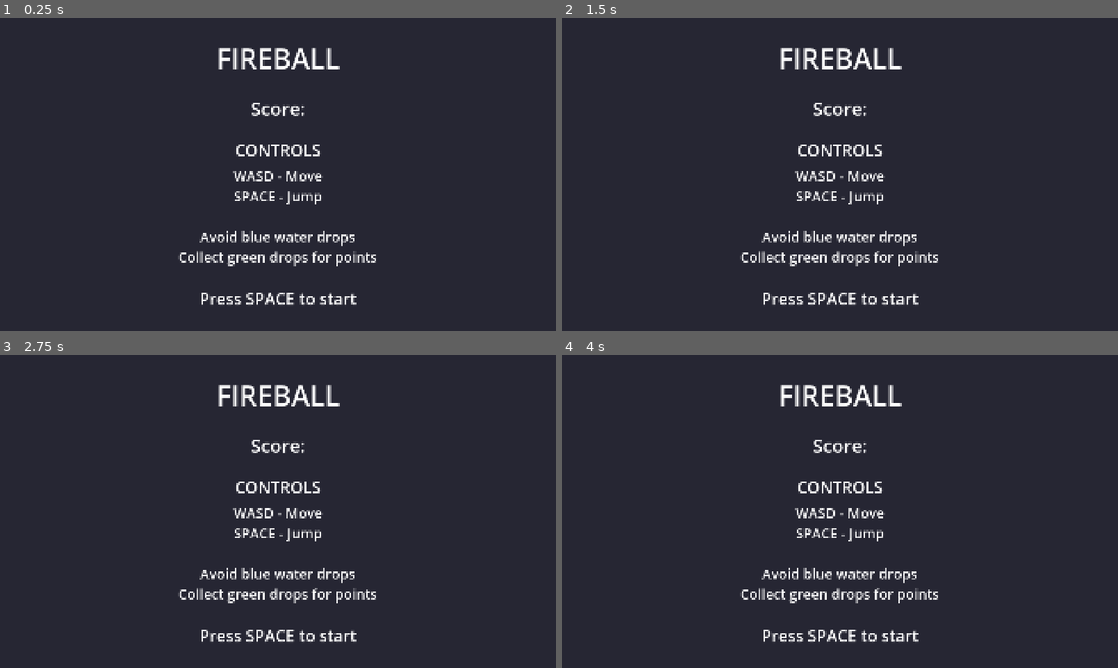
Above: before the commit, frames 1-4 (two rows, left to right).
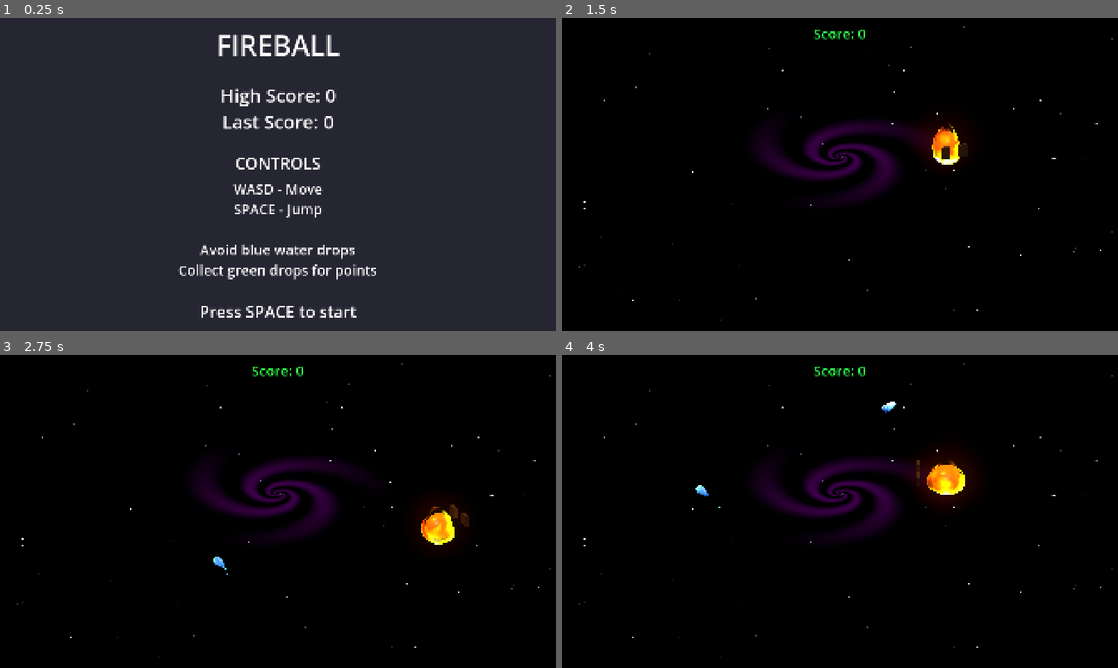
Above: after the commit, the same moments.

Repository: cquehl/GodotJam
Game: Godot game, scene res://scenes/title_screen.tscn
The game is run twice, just before and just after one commit, with the same random seed, the same clock (stepped at 60 frames per second) and the same inputs. Sound files missing from this copy of the repository are replaced by a short silence.
Inputs:
- Up to frame 1 (0.25 s): no input
- Up to frame 2 (1.5 s): tap Space (jump) at 0.5, 0.6, 0.77, 1.07, 1.25, 1.35 s; hold D (move_right) 0.53-1.28 s; hold S (move_down) from 1.28 s (still down)
- Up to frame 3 (2.75 s): tap Space (jump) at 1.52, 1.82, 2, 2.1 s; release S (move_down) at 2.03 s; hold D (move_right) from 2.03 s (still down)
- Up to frame 4 (4 s): tap Space (jump) at 2.75, 2.85, 3.02, 3.32, 3.5, 3.6, 3.77 s; release D (move_right) at 2.78 s; hold W (move_up) 2.78-3.53 s; hold A (move_left) from 3.53 s (still down)

The runs differ from the first frame. In frame 1, 6.7% of the frame differs, in the area x 32-68%, y 5-96%; in frame 2, 100%, in the area x 0-100%, y 0-100%; in frame 3, 100%; in frame 4, 100%.
Error before the commit: Parse Error: Cannot find member "is_game_over_ready" in base "ResourcePreloader". (res://scripts/game_manager.gd:113)

Commit message:
good state

Diff:
--- a/godot-jam/project.godot
+++ b/godot-jam/project.godot
@@ -18,7 +18,7 @@
 [autoload]
 
 GameManager="*res://scripts/game_manager.gd"
-ResourcePreloader="*res://scripts/resource_preloader.gd"
+Preloader="*res://scripts/resource_preloader.gd"
 DropletPool="*res://scripts/droplet_pool.gd"
 AudioManager="*res://scripts/audio_manager.gd"
 
--- a/godot-jam/scenes/game_3d.tscn
+++ b/godot-jam/scenes/game_3d.tscn
@@ -40,10 +40,10 @@
 shader_parameter/dust_strength = 0.5390000256025
 shader_parameter/dust_color = Color(0.8792315, 8.3073675e-05, 0.6922006, 1)
 shader_parameter/arm_count = 3.0000001425
-shader_parameter/arm_compression = 0.50000002375
-shader_parameter/core_radius = 0.7690000365275
+shader_parameter/arm_compression = 0.800000038
+shader_parameter/core_radius = 1.0
 shader_parameter/core_color = Color(0.70420504, 0, 0.8466836, 1)
-shader_parameter/galaxy_radius = 1.5200000689401199
+shader_parameter/galaxy_radius = 1.52000006894012
 shader_parameter/rotation_speed = 1.0
 shader_parameter/sky_color = Color(0.23, 0.08, 0.14, 1)
 shader_parameter/star_size = 0.40800001612012
@@ -138,12 +138,16 @@
 [node name="ScoreUI" type="CanvasLayer" parent="."]
 
 [node name="ScoreLabel" type="Label" parent="ScoreUI"]
-offset_left = 20.0
+anchors_preset = 5
+anchor_left = 0.5
+anchor_right = 0.5
+offset_left = -100.0
 offset_top = 20.0
-offset_right = 200.0
+offset_right = 100.0
 offset_bottom = 60.0
-theme_override_colors/font_color = Color(0.19496703, 0.700714, 0.7298409, 1)
-theme_override_font_sizes/font_size = 28
+grow_horizontal = 2
+theme_override_colors/font_color = Color(0.2, 1, 0.3, 1)
+theme_override_font_sizes/font_size = 48
 text = "Score: 0"
 horizontal_alignment = 1
 script = ExtResource("4_score_ui")
--- a/godot-jam/scripts/droplet_pool.gd
+++ b/godot-jam/scripts/droplet_pool.gd
@@ -22,18 +22,18 @@
 var electric_shader: Shader = null
 
 func _ready() -> void:
-	# Defer initialization to run after ResourcePreloader's deferred _start_background_loading
+	# Defer initialization to run after Preloader's deferred _start_background_loading
 	call_deferred("_initialize_pool")
 
 func _initialize_pool() -> void:
 	# Try to get scene from preloader (may not be ready yet since it loads async)
 	# Falls back to synchronous load if preloader hasn't finished
-	if ResourcePreloader.is_resource_loaded(WATER_DROPLET_PATH):
-		_droplet_scene = ResourcePreloader.get_water_droplet_scene()
+	if Preloader.is_resource_loaded(WATER_DROPLET_PATH):
+		_droplet_scene = Preloader.get_water_droplet_scene()
 	else:
 		_droplet_scene = load(WATER_DROPLET_PATH)
 
-	# Get pre-compiled shaders from ResourcePreloader (these load synchronously at startup)
+	# Get pre-compiled shaders from Preloader (these load synchronously at startup)
 	water_shader = load("res://shaders/water_droplet.gdshader")
 	electric_shader = load("res://shaders/electric_orb.gdshader")
 
@@ -64,19 +64,32 @@
 		push_warning("DropletPool not initialized yet")
 		return null
 
-	var droplet: Node
+	var droplet: Node = null
 
-	if _available_pool.is_empty():
+	# Try to get a valid droplet from available pool
+	while not _available_pool.is_empty() and droplet == null:
+		var candidate = _available_pool.pop_back()
+		if is_instance_valid(candidate):
+			droplet = candidate
+		# Invalid droplets are just discarded
+
+	if droplet == null:
 		# Expand pool if under max size
 		if _active_droplets.size() < MAX_POOL_SIZE:
 			droplet = _create_pooled_droplet()
 			_available_pool.erase(droplet)
 		else:
 			# Recycle oldest active droplet
-			droplet = _active_droplets.pop_front()
-			droplet.reset_droplet()
-	else:
-		droplet = _available_pool.pop_back()
+			while not _active_droplets.is_empty():
+				var candidate = _active_droplets.pop_front()
+				if is_instance_valid(candidate):
+					droplet = candidate
+					droplet.reset_droplet()
+					break
+			if droplet == null:
+				# All droplets invalid, create new one
+				droplet = _create_pooled_droplet()
+				_available_pool.erase(droplet)
 
 	_active_droplets.append(droplet)
 	droplet.process_mode = Node.PROCESS_MODE_INHERIT
@@ -87,6 +100,10 @@
 
 ## Return a droplet to the pool
 func return_droplet(droplet: Node) -> void:
+	if not is_instance_valid(droplet):
+		_active_droplets.erase(droplet)
+		return
+
 	if droplet in _active_droplets:
 		_active_droplets.erase(droplet)
 
@@ -95,8 +112,9 @@
 	droplet.visible = false
 
 	# Reparent to pool storage if needed
-	if droplet.get_parent() != _pool_parent:
-		droplet.get_parent().remove_child(droplet)
+	var parent = droplet.get_parent()
+	if parent and parent != _pool_parent:
+		parent.remove_child(droplet)
 		_pool_parent.add_child(droplet)
 
 	if droplet not in _available_pool:
@@ -105,7 +123,10 @@
 ## Clear all active droplets (e.g., on game restart)
 func clear_active_droplets() -> void:
 	for droplet in _active_droplets.duplicate():
-		return_droplet(droplet)
+		if is_instance_valid(droplet):
+			return_droplet(droplet)
+		else:
+			_active_droplets.erase(droplet)
 
 ## Get pool statistics
 func get_stats() -> Dictionary:
--- a/godot-jam/scripts/game_manager.gd
+++ b/godot-jam/scripts/game_manager.gd
@@ -110,8 +110,8 @@
 		DropletPool.clear_active_droplets()
 
 	# Use preloaded scene if available
-	if ResourcePreloader.is_game_over_ready:
-		var scene := ResourcePreloader.get_game_over_scene()
+	if Preloader.is_game_over_ready:
+		var scene := Preloader.get_game_over_scene()
 		get_tree().change_scene_to_packed(scene)
 	else:
 		# Fallback to file-based load
@@ -121,6 +121,7 @@
 	_transitioning = false
 
 func start_game() -> void:
+	_transitioning = false
 	reset_score()
 	game_time = 0.0
 	game_active = true
@@ -134,8 +135,8 @@
 		DropletPool.clear_active_droplets()
 
 	# Use preloaded scene if available
-	if ResourcePreloader.is_game_scene_ready:
-		var scene := ResourcePreloader.get_game_scene()
+	if Preloader.is_game_scene_ready:
+		var scene := Preloader.get_game_scene()
 		get_tree().change_scene_to_packed(scene)
 	else:
 		get_tree().change_scene_to_file("res://scenes/game_3d.tscn")
--- a/godot-jam/scripts/game_over_screen.gd
+++ b/godot-jam/scripts/game_over_screen.gd
@@ -55,8 +55,8 @@
 func _process(_delta: float) -> void:
 	if Input.is_action_just_pressed("jump"):
 		# Use preloaded title screen if available
-		if ResourcePreloader.is_resource_loaded("res://scenes/title_screen.tscn"):
-			var scene := ResourcePreloader.get_title_screen_scene()
+		if Preloader.is_resource_loaded("res://scenes/title_screen.tscn"):
+			var scene := Preloader.get_title_screen_scene()
 			get_tree().change_scene_to_packed(scene)
 		else:
 			get_tree().change_scene_to_file("res://scenes/title_screen.tscn")
--- a/godot-jam/scripts/pooled_water_droplet.gd
+++ b/godot-jam/scripts/pooled_water_droplet.gd
@@ -10,7 +10,7 @@
 var is_collectible: bool = false
 var is_gold: bool = false
 var base_height: float = 0.3
-var gold_height: float = 1.2
+var gold_height: float = 0.3
 
 var _lifetime_timer: float = 0.0
 var _max_lifetime: float = 6.0
@@ -75,6 +75,7 @@
 func activate() -> void:
 	_is_active = true
 	_lifetime_timer = 0.0
+	collision_shape.disabled = false
 	trail_particles.emitting = true
 
 ## Reset to default state for pooling
@@ -89,7 +90,10 @@
 	# Reset transforms
 	mesh.scale = _original_mesh_scale
 	shadow.scale = _original_shadow_scale
-	position = Vector3.ZERO
+	position = Vector3(0, -100, 0)  # Position far below play area
+
+	# Disable collision while pooled
+	collision_shape.disabled = true
 
 	# Restore original collision shape (avoids orphaned shape resources)
 	if _original_collision_shape:
@@ -134,7 +138,10 @@
 	if not mat:
 		return
 
-	var current_color := mat.get_shader_parameter("water_color") as Color
+	var color_param = mat.get_shader_parameter("water_color")
+	if not color_param is Color:
+		return
+	var current_color: Color = color_param
 	var target_alpha := 0.85
 
 	if GameManager.is_powered_up:
@@ -210,10 +217,12 @@
 	DropletPool.return_droplet(self)
 
 func _on_body_entered(_body: Node3D) -> void:
-	_handle_collision()
+	if _is_active:
+		_handle_collision()
 
 func _on_area_entered(_area: Area3D) -> void:
-	_handle_collision()
+	if _is_active:
+		_handle_collision()
 
 func _handle_collision() -> void:
 	if is_gold:
--- a/godot-jam/scripts/resource_preloader.gd
+++ b/godot-jam/scripts/resource_preloader.gd
@@ -60,7 +60,9 @@
 	_precompile_shaders()
 
 	# Queue resources for background loading
-	_loading_queue = PRELOAD_ORDER.duplicate()
+	_loading_queue.clear()
+	for path in PRELOAD_ORDER:
+		_loading_queue.append(path)
 	_total_to_load = _loading_queue.size()
 	_loaded_count = 0
 
--- a/godot-jam/scripts/title_screen.gd
+++ b/godot-jam/scripts/title_screen.gd
@@ -23,36 +23,34 @@
 var _preload_label: Label = null
 
 func _ready() -> void:
-	# Show preloading status if resources are still loading
-	_setup_preload_indicator()
-
 	# If game scene is already loaded, we're ready immediately
-	if ResourcePreloader.is_game_scene_ready:
+	if Preloader.is_game_scene_ready:
 		start_prompt.text = "Press SPACE to start"
 	else:
-		# Connect to preloader progress
-		ResourcePreloader.loading_progress.connect(_on_loading_progress)
-		ResourcePreloader.resource_loaded.connect(_on_resource_loaded)
+		Preloader.resource_loaded.connect(_on_resource_loaded)
+
+	# Show preloading status if resources are still loading
+	if not Preloader.is_fully_loaded:
+		_setup_preload_indicator()
+		Preloader.loading_progress.connect(_on_loading_progress)
+		Preloader.all_resources_loaded.connect(_on_all_resources_loaded)
 
 func _setup_preload_indicator() -> void:
-	# Create a subtle preload progress indicator at the bottom
-	if not ResourcePreloader.is_fully_loaded:
-		_preload_label = Label.new()
-		_preload_label.text = "Loading resources..."
-		_preload_label.horizontal_alignment = HORIZONTAL_ALIGNMENT_CENTER
-		_preload_label.add_theme_font_size_override("font_size", 24)
-		_preload_label.add_theme_color_override("font_color", Color(0.5, 0.5, 0.6, 0.7))
+	_preload_label = Label.new()
+	_preload_label.text = "Loading resources..."
+	_preload_label.horizontal_alignment = HORIZONTAL_ALIGNMENT_CENTER
+	_preload_label.add_theme_font_size_override("font_size", 24)
+	_preload_label.add_theme_color_override("font_color", Color(0.5, 0.5, 0.6, 0.7))
 
-		_loading_bar = ProgressBar.new()
-		_loading_bar.custom_minimum_size = Vector2(400, 8)
-		_loading_bar.max_value = 1.0
-		_loading_bar.value = ResourcePreloader.get_loading_progress()
-		_loading_bar.show_percentage = false
-		_loading_bar.size_flags_horizontal = Control.SIZE_SHRINK_CENTER
+	_loading_bar = ProgressBar.new()
+	_loading_bar.custom_minimum_size = Vector2(400, 8)
+	_loading_bar.max_value = 1.0
+	_loading_bar.value = Preloader.get_loading_progress()
+	_loading_bar.show_percentage = false
+	_loading_bar.size_flags_horizontal = Control.SIZE_SHRINK_CENTER
 
-		# Add to bottom of vbox
-		vbox.add_child(_preload_label)
-		vbox.add_child(_loading_bar)
+	vbox.add_child(_preload_label)
+	vbox.add_child(_loading_bar)
 
 func _on_loading_progress(progress: float) -> void:
 	if _loading_bar:
@@ -62,14 +60,13 @@
 	if path == GAME_SCENE_PATH and _load_state == LoadState.IDLE:
 		start_prompt.text = "Press SPACE to start"
 
-	# Hide preload indicator when done
-	if ResourcePreloader.is_fully_loaded:
-		if _preload_label:
-			_preload_label.queue_free()
-			_preload_label = null
-		if _loading_bar:
-			_loading_bar.queue_free()
-			_loading_bar = null
+func _on_all_resources_loaded() -> void:
+	if _preload_label:
+		_preload_label.queue_free()
+		_preload_label = null
+	if _loading_bar:
+		_loading_bar.queue_free()
+		_loading_bar = null
 
 func _process(delta: float) -> void:
 	match _load_state:
@@ -108,11 +105,11 @@
 
 func _check_scene_ready() -> void:
 	# Check if the scene is already preloaded
-	if ResourcePreloader.is_game_scene_ready:
+	if Preloader.is_game_scene_ready:
 		_transition_to_game()
 	else:
 		# Need to wait for loading - request priority and start threaded load
-		ResourcePreloader.request_priority_load(GAME_SCENE_PATH)
+		Preloader.request_priority_load(GAME_SCENE_PATH)
 
 		# Start our own threaded load as backup
 		var status := ResourceLoader.load_threaded_get_status(GAME_SCENE_PATH)
@@ -123,7 +120,7 @@
 
 func _check_threaded_load() -> void:
 	# First check if preloader finished
-	if ResourcePreloader.is_game_scene_ready:
+	if Preloader.is_game_scene_ready:
 		_transition_to_game()
 		return
 
@@ -156,8 +153,8 @@
 	# Get scene from preloader (preferred) or our own threaded load (fallback)
 	# We may have arrived here via either path in _check_threaded_load
 	var scene: PackedScene
-	if ResourcePreloader.is_game_scene_ready:
-		scene = ResourcePreloader.get_game_scene()
+	if Preloader.is_game_scene_ready:
+		scene = Preloader.get_game_scene()
 	else:
 		scene = ResourceLoader.load_threaded_get(GAME_SCENE_PATH) as PackedScene
 
Not shown, added: godot-jam/audio/music/lofi_chill_1.ogg.import
Not shown, added: godot-jam/audio/sfx/collect.wav.import
Not shown, added: godot-jam/audio/sfx/game_over.wav.import
Not shown, added: godot-jam/audio/sfx/hit.wav.import
Not shown, added: godot-jam/audio/sfx/jump.wav.import
Not shown, added: godot-jam/audio/sfx/powerup.wav.import
Not shown, added: godot-jam/audio/sfx/powerup_end.wav.import
Not shown: 2 places in godot-jam/scenes/game_3d.tscn that only renumber resources
Not shown, added: godot-jam/scripts/audio_manager.gd.uid
Not shown, added: godot-jam/scripts/droplet_pool.gd.uid
Not shown, added: godot-jam/scripts/pooled_water_droplet.gd.uid
Not shown, added: godot-jam/scripts/resource_preloader.gd.uid
